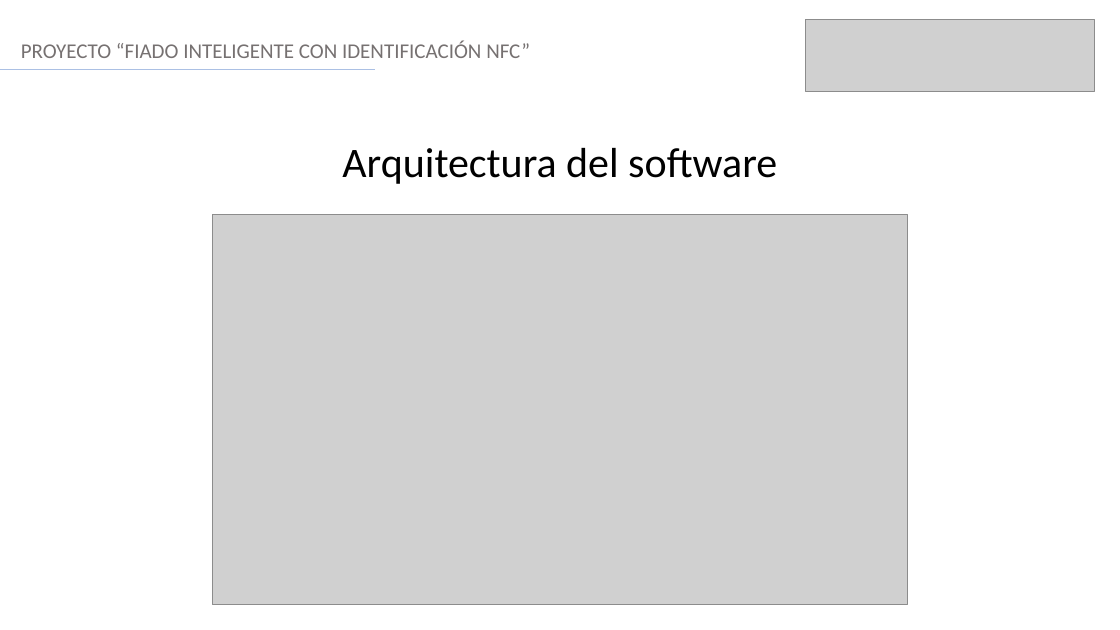
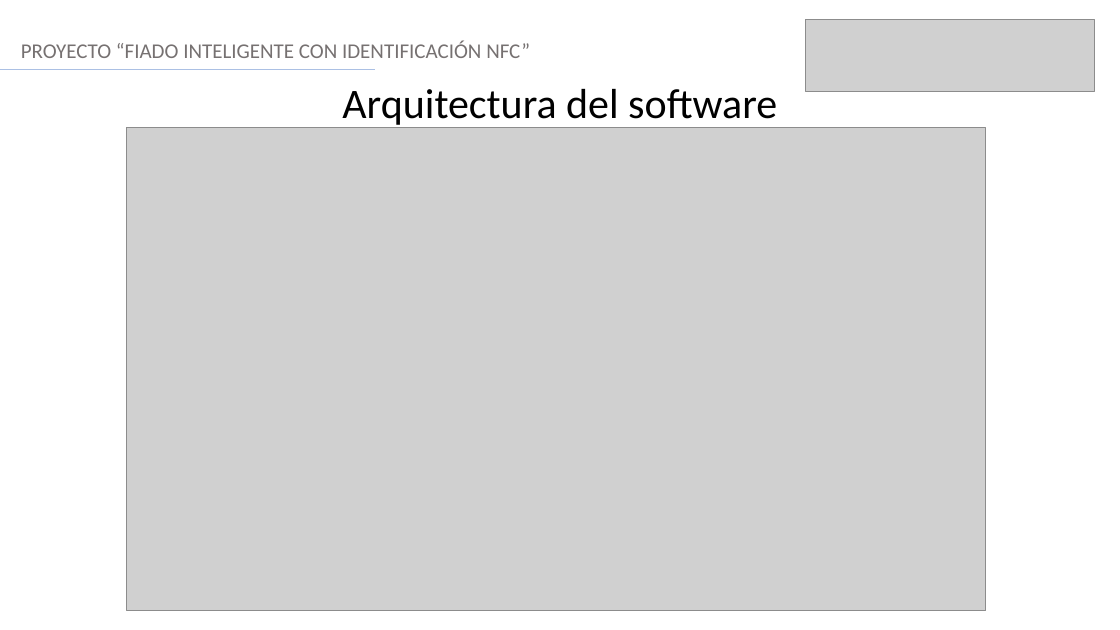
Before and after one commit to kallyfuu/Proyecto_Capstone, a slide deck: slide 9 of Gestion/Presentacion Final - Fiado NFC.pptx. Drawn at 1120x630 pixels with LibreOffice and Linux fonts; fonts in the diff are those of the drawing; grey boxes stand for pictures. Boxes give left, top, right and bottom in pixels: in the first picture for what was removed or moved away, otherwise in the second. Text is boxed around its words. In the diff, an @@ line names an element or a change of style, - is before the commit and + after.

```diff
--- a/Gestion/Presentacion Final - Fiado NFC.pptx
+++ b/Gestion/Presentacion Final - Fiado NFC.pptx
@@ text "Arquitectura del software" rewrapped from (x1=342, y1=148, x2=777, y2=184) to (x1=342, y1=89, x2=777, y2=129) @@
@@ picture resized from (x1=213, y1=214, x2=907, y2=605) to (x1=127, y1=128, x2=986, y2=611) @@
```
Also in this commit, not shown: 8 other slides changed.
